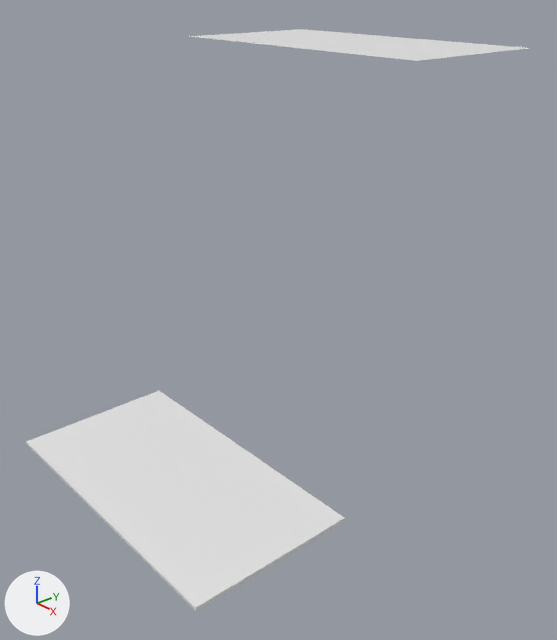
Two versions of the Blender file blendFiles/LouiBlendFile.blend, one commit apart.
One viewpoint serves both versions: a camera (50 mm lens) standing at (0.965, -0.791, 1.243) and looking at (-0.422, 0.408, 0.407). Arrows for +X, +Y and +Z are at lower left; the lights stay in place.

Before the edit, the objects in view are built like this:
```python
me_cube_003 = bpy.data.meshes.new('Cube.003')
me_cube_003.from_pydata(...)  # a box spanning x -0.305..0.264, y -0.358..0.313, z -0.305..0.305
me_plane = bpy.data.meshes.new('Plane')
me_plane.from_pydata([(0.0455, -0.0455, 0.0), (-0.0455, -0.0455, 0.0), (0.0455, 0.0455, 0.0), (-0.0455, 0.0455, 0.0)], [], [(1, 0, 2, 3)])
ob_cube_001 = bpy.data.objects.new('Cube.001', me_cube_003)
ob_cube_001.location = (-0.478, 0.128, 0.0)
ob_cube_001.scale = (1.47, 0.672, 0.0142)
ob_plane = bpy.data.objects.new('Plane', me_plane)
ob_plane.location = (-0.497, 0.704, 1.07)
ob_plane.scale = (8.83, 4.56, 1.0)
```
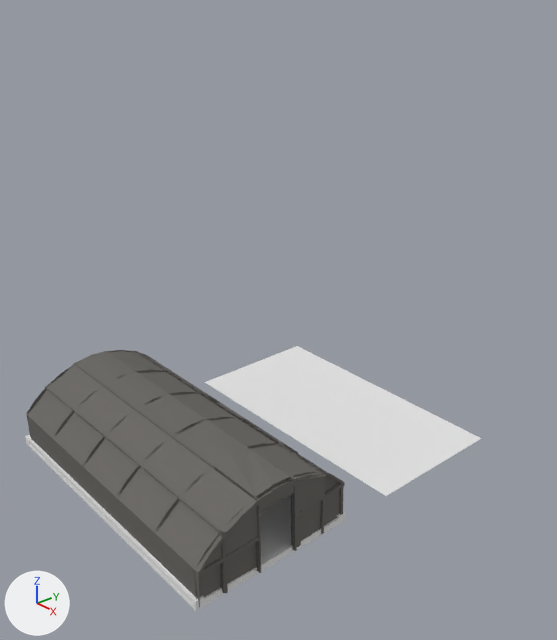
Where the change shows, as pixel boxes (x1, y1, x2, y2) in the pictures (557 x 640 px):
```json
{"object": "Cylinder", "change": "added", "after": [26, 350, 345, 607]}
{"object": "Cube.001", "change": "reshaped", "before": [26, 391, 345, 611], "after": [25, 435, 345, 611]}
{"object": "Plane", "change": "moved", "before": [189, 29, 528, 61], "after": [205, 346, 482, 496]}
{"part": 1, "of": "me_cube_003", "change": "added", "after": [29, 440, 204, 604]}
{"part": 2, "of": "me_cube_003", "change": "built on", "before": [26, 391, 345, 610], "after": [25, 435, 345, 610]}
```

Edits to the scene script, one JSON object a line:
```json
{"op": "add", "block": "mat_metalbar", "code": ["mat_metalbar = diffuse_material('metalbar')", "mat_metalbar.base_color = (0.157, 0.15, 0.14)  # dark grey #6e6c69"]}
{"block": "me_cube_003", "where": "# used by ob_cube_001; location = (-0.478, 0.128, 0.0); scale = (1.47, 0.672, 0.0142)"}
{"op": "remove", "block": "me_cube_003", "code": "me_cube_003.from_pydata(...)  # 8 vertices, 6 faces; spans x -0.305..0.264, y -0.358..0.313, z -0.305..0.305"}
{"op": "add", "block": "me_cube_003", "code": "me_cube_003.from_pydata(...)  # 80 vertices, 68 faces; spans x -0.305..0.264, y -0.358..0.313, z -0.305..1.548"}
{"block": "me_cube_003", "change": "me_cube_003 part 1: a new loose piece of 16 vertices spanning x -0.288..0.264, y -0.356..-0.323, z -0.305..1.423"}
{"block": "me_cube_003", "change": "me_cube_003 part 2"}
{"block": "me_cube_003", "change": "6 faces are deleted"}
{"block": "me_cube_003", "change": "28 vertices are added at x -0.305..0.264, y -0.358..0.313, z -0.305..1.548"}
{"block": "me_cube_003", "change": "6 new vertices lie (-0.01, 0.0, 0.0) away from vertices in x 0.264, y -0.358..0.313, z -0.305..0.305"}
{"block": "me_cube_003", "change": "6 new vertices lie (0.0, 0.0, 0.625) away from vertices in x -0.305..0.264, y 0.279..0.313, z 0.305"}
{"block": "me_cube_003", "change": "8 new vertices lie (0.016, 0.0, 0.0) away from vertices in x -0.305, y -0.358..0.313, z -0.305..0.93"}
{"block": "me_cube_003", "change": "8 new vertices lie (0.0, 0.0, 0.493) away from vertices in x -0.305..0.264, y 0.279..0.313, z 0.93"}
{"block": "me_cube_003", "change": "54 new faces join them"}
{"op": "add", "block": "me_cylinder", "code": ["me_cylinder = bpy.data.meshes.new('Cylinder')", "me_cylinder.from_pydata(...)  # 1047 vertices, 736 faces, 32 loose edges; spans x -0.323..-0.049, y -0.702..-0.23, z -0.06..0.043", "me_cylinder.materials.append(mat_metalbar)  # dark grey #6e6c69"]}
{"op": "set", "path": "ob_plane.location", "old": "(-0.497, 0.704, 1.07)", "new": "(-0.497, 0.704, -0.011)"}
{"op": "add", "block": "ob_cylinder", "code": ["ob_cylinder = bpy.data.objects.new('Cylinder', me_cylinder)", "ob_cylinder.location = (-0.504, 0.695, 0.04)", "ob_cylinder.rotation_euler = (1.422, 1.322, 1.558)  # degrees (81, 76, 89)", "ob_cylinder.scale = (1.0, 1.19, 8.58)"]}
```
